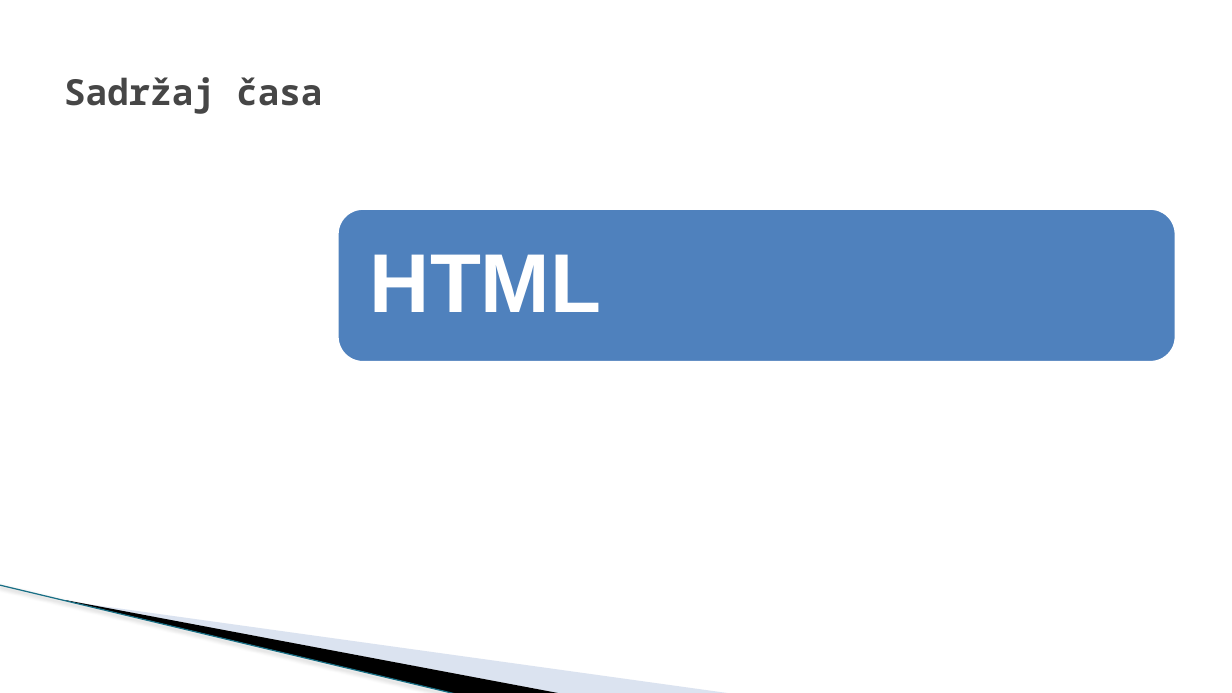
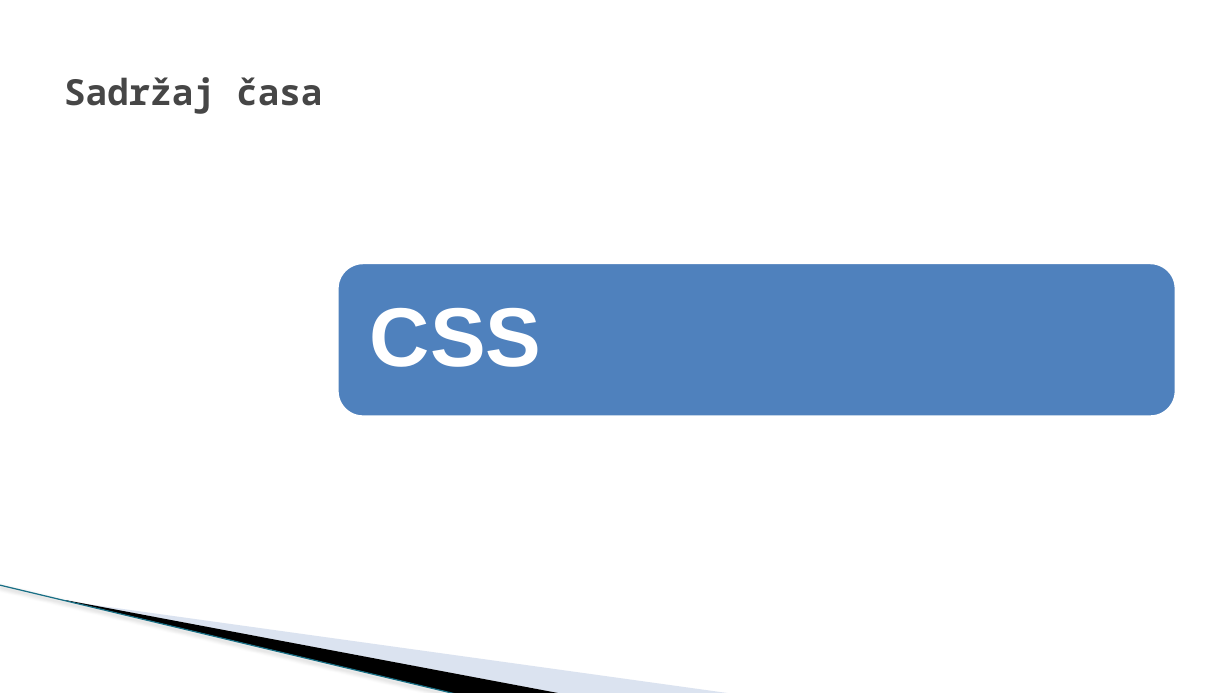
Before and after one commit to todalexcode/kurs-front-end, a slide deck: slide 2 of sesija-23/PPT/Front-End Developer-23.pptx. Drawn at 1232x693 pixels with LibreOffice and Linux fonts; fonts in the diff are those of the drawing; background and template pictures are left out. Boxes give left, top, right and bottom in pixels: in the first picture for what was removed or moved away, otherwise in the second. Text is boxed around its words. In the diff, an @@ line names an element or a change of style, - is before the commit and + after.

```diff
--- a/sesija-23/PPT/Front-End Developer-23.pptx
+++ b/sesija-23/PPT/Front-End Developer-23.pptx
@@ rounded rectangle: place and size @@
-rounded rectangle at [337,209,1177,362]
+rounded rectangle at [337,263,1177,417]
@@ text removed at [370,254,601,312] @@
-HTML
@@ text added at [370,308,541,367], 65 pt, text #FFFFFF, bold @@
+CSS
```
Also in this commit, not shown: 1 other slide changed, 12 slides added, 2 slides removed, 34 other files.
